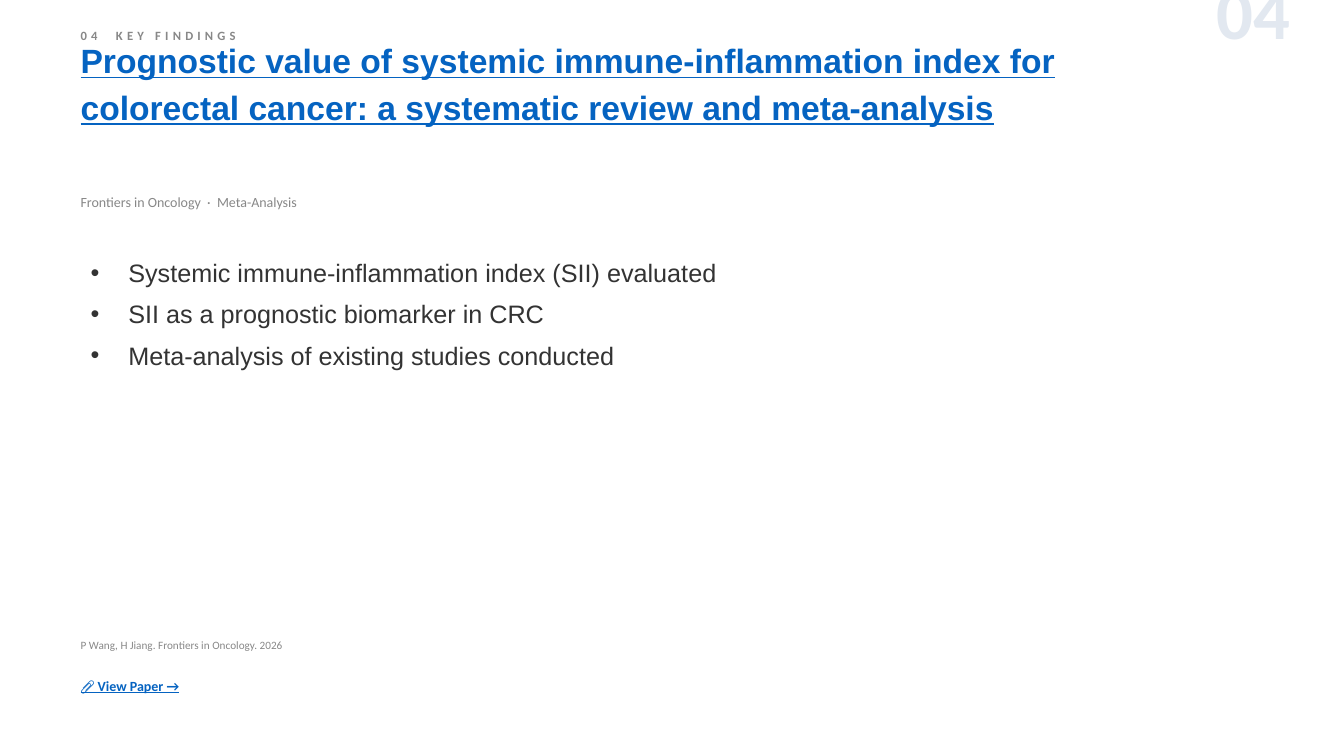
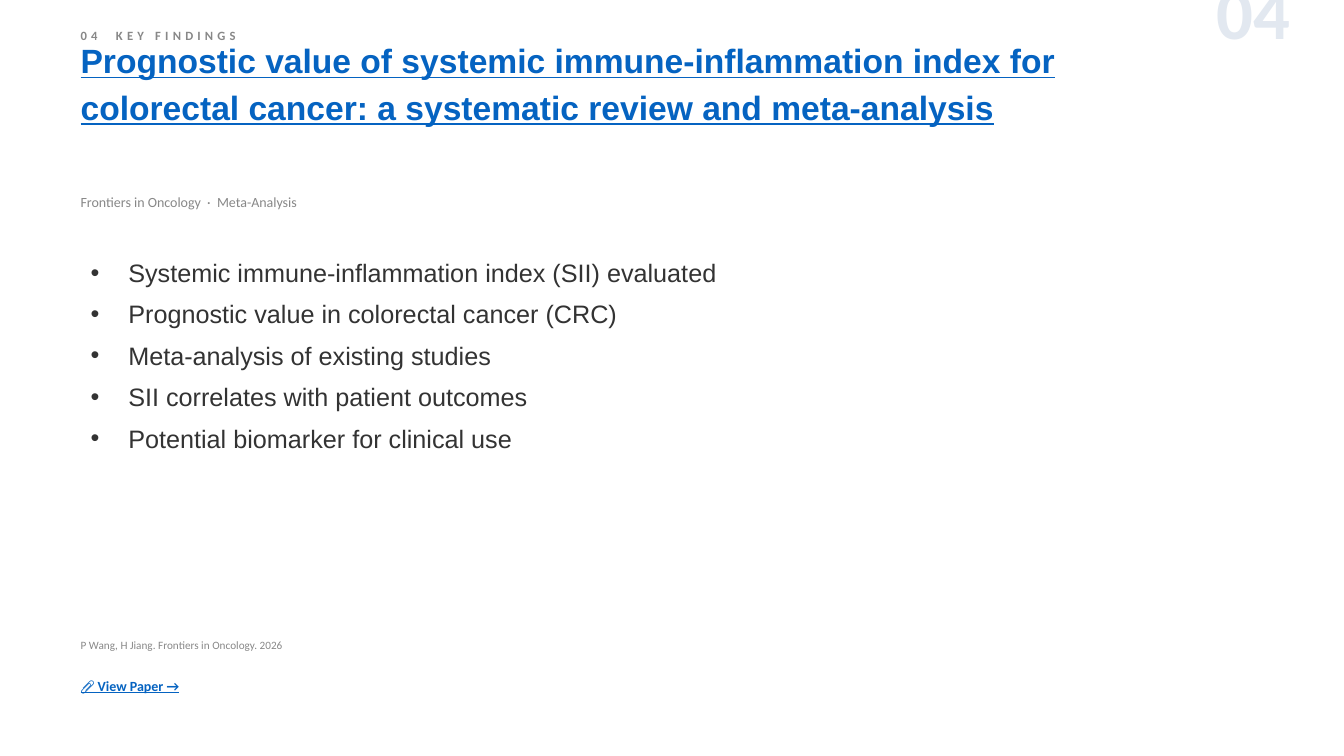
Before and after one commit to jejenhu-maker/colorectal-weekly-digest, a slide deck: slide 6 of docs/digest-en.pptx. Drawn at 1344x756 pixels with LibreOffice and Linux fonts; fonts in the diff are those of the drawing. Boxes give left, top, right and bottom in pixels: in the first picture for what was removed or moved away, otherwise in the second. Text is boxed around its words. In the diff, an @@ line names an element or a change of style, - is before the commit and + after.

```diff
--- a/docs/digest-en.pptx
+++ b/docs/digest-en.pptx
@@ text at (x1=128, y1=304, x2=617, y2=449): text changed @@
-• SII as a prognostic biomarker in CRC
-• Meta-analysis of existing studies conducted
+• Prognostic value in colorectal cancer (CRC)
+• Meta-analysis of existing studies
+• SII correlates with patient outcomes
+• Potential biomarker for clinical use
```
Also in this commit, not shown: 11 other slides changed, 2 slides added, 2 slides removed, 2 other files.
